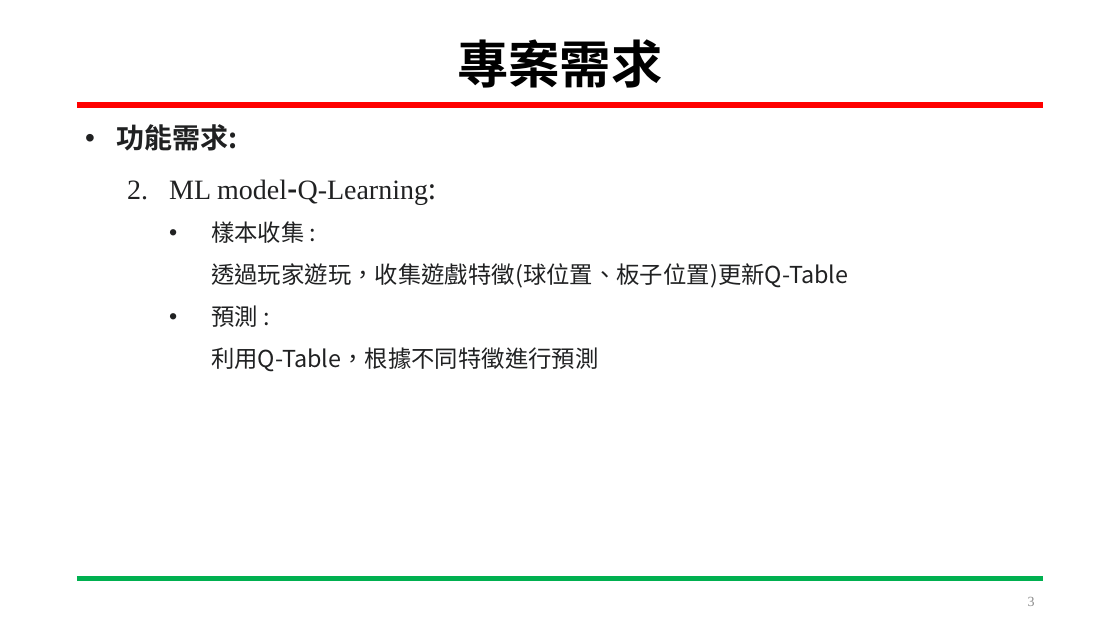
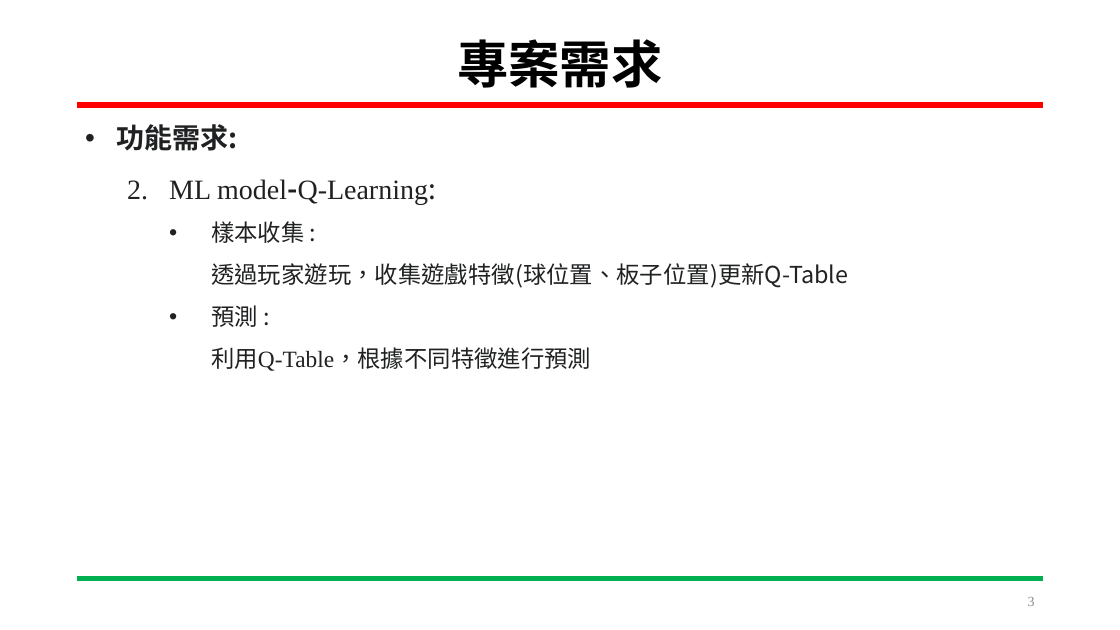
Before and after one commit to HOURFA/ML, a slide deck: slide 3 of DevelopmentLog/ML_0424.pptx. Drawn at 1120x630 pixels with LibreOffice and Linux fonts; fonts in the diff are those of the drawing. Boxes give left, top, right and bottom in pixels: in the first picture for what was removed or moved away, otherwise in the second. Text is boxed around its words. In the diff, an @@ line names an element or a change of style, - is before the commit and + after.

```diff
--- a/DevelopmentLog/ML_0424.pptx
+++ b/DevelopmentLog/ML_0424.pptx
@@ text at (211,347,591,371): font Noto Sans CJK SC to Times New Roman in "利用Q-Table，根據不同特徵進行預測" @@
```
Also in this commit, not shown: 3 other slides changed.
